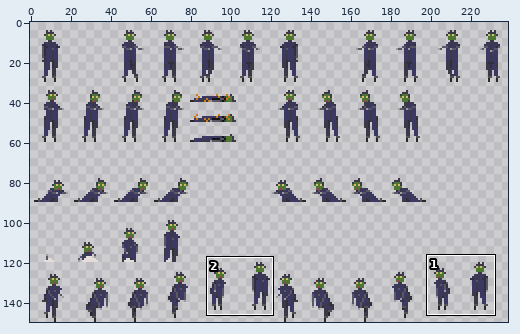
Two states of a sprite sheet, src/sprites/shitcoiner.png. Above: a wide view before the commit, with the close-up outlined.
Close-up. Before the edit:
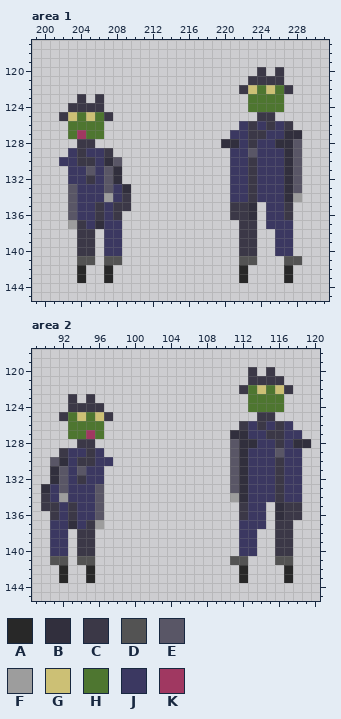
The file is 240x150 pixels. Shown: area 1: x 199..231, y 117..145; area 2: x 89..120, y 118..145. The wide view leaves out empty margins.
Palette (. is transparent): A #282828  B #312f3d  C #3b3847  D #535353  E #595666  F #9d9d9d  G #ccc075  H #4e7630  J #3b3861  K #a03861
Pixels before, area 1, first column x 202:
120 ......................C.C..
121 .....................CCCC..
122 ....................CGHGHC.
123 ..C.C................HHHH..
124 .CCCC................HHHH..
125 CGHGHC................CC...
126 .HHHH...............JCJCJC.
127 .HKHH..............JJCCJJBB
128 ..CC..............BBJCJJBBE
129 .JCJJC.............JJEJJJBE
130 JJCCJBE............JJCJJJBE
131 .JJEJEB............JJCJJJBE
132 .JJCJEB............JJCJJJBE
133 .EJJJEJB...........JJCJJJBE
134 .EJJJFJC...........JJCJJJBF
135 .EJJCJCC...........CCB.JJC.
136 .EJJCJC............CCB.JJC.
137 .FCJBJJ.............CC.JJJ.
138 ..CC.JJ.............CC..JJ.
139 ..CC.JJ.............CC..JJ.
140 ..CC.JJ.............CC..JJ.
141 ..DD.DD.............DD...DD
142 ..A..A..............A....A.
143 ..A..A..............A....A.
Pixels before, area 2, first column x 90:
120 .......................C.C....
121 .......................CCCC...
122 ......................CHGHGC..
123 ...C.C.................HHHH...
124 ...CCCC................HHHH...
125 ..CHGHGC................CC....
126 ...HHHH...............CJCJCJ..
127 ...HHKH..............BBJJCCJJ.
128 ....CC...............EBBJJCJBB
129 ..CJJCJ..............EBJJJEJJ.
130 .EBJCCJJ.............EBJJJCJJ.
131 .BEJEJJ..............EBJJJCJJ.
132 .BEJCJJ..............EBJJJCJJ.
133 BJEJJJE..............EBJJJCJJ.
134 CJFJJJE..............FBJJJCJJ.
135 CCJCJJE...............CJJ.BCC.
136 .CJCJJE...............CJJ.BCC.
137 .JJBJCF...............JJJ.CC..
138 .JJ.CC................JJ..CC..
139 .JJ.CC................JJ..CC..
140 .JJ.CC................JJ..CC..
141 .DD.DD...............DD...DD..
142 ..A..A................A....A..
143 ..A..A................A....A..
The same view after the edit:
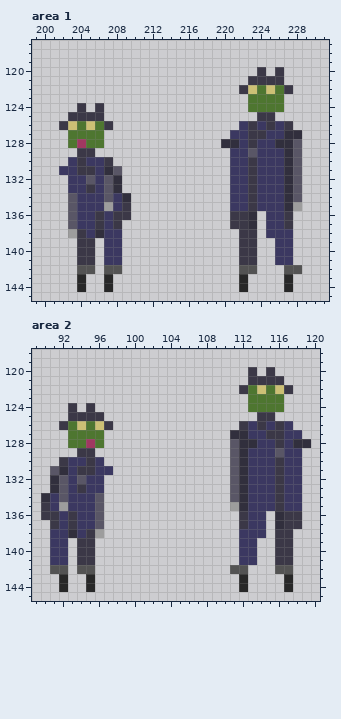
The edit:
Changed rows in their new state; - is an unchanged pixel.
Area 1:
first column x 202:
123 --.-.----------------------
124 -.-.-----------------------
125 .CCCC.---------------------
126 CG-G-C---------------------
127 --H------------------------
128 -HKHH----------------------
129 -.-C..---------------------
130 .--J-C.--------------------
131 J-CC-BE--------------------
132 ---E-----------------------
133 -J-C--B.-------------------
134 -----E-B------------------E
135 ----JFJ------------JJCJ--BF
136 -------C-------------------
137 -EJ-C-C------------C-B---C-
138 -F-JB------------------J---
141 --CC-JJ-------------CC--JJ.
142 --DD-DD-------------DD---DD
144 --A--A--------------A----A-
Area 2:
first column x 90:
123 ---.-.-----------------------
124 ----.-.----------------------
125 --.CCCC.---------------------
126 --C-G-GC---------------------
127 -----H-----------------------
128 ---HHKH----------------------
129 --..C-.----------------------
130 -.C-J--.---------------------
131 -EB-CC-J---------------------
132 ----E------------------------
133 .B--C-J----------------------
134 B-E------------------E-------
135 -JFJ-----------------FB--JCJJ
136 C----------------------------
137 -C-C-JE---------------C---B-C
138 ---BJ-F-----------------J----
141 -JJ-CC---------------.JJ--CC-
142 -DD-DD---------------DD---DD-
144 --A--A----------------A----A-
Pixel boxes of the changes (left, top, right, bottom) in both close-ups:
changed: (59, 94, 131, 292)
changed: (230, 193, 302, 292)
changed: (41, 394, 113, 592)
changed: (230, 493, 302, 592)
